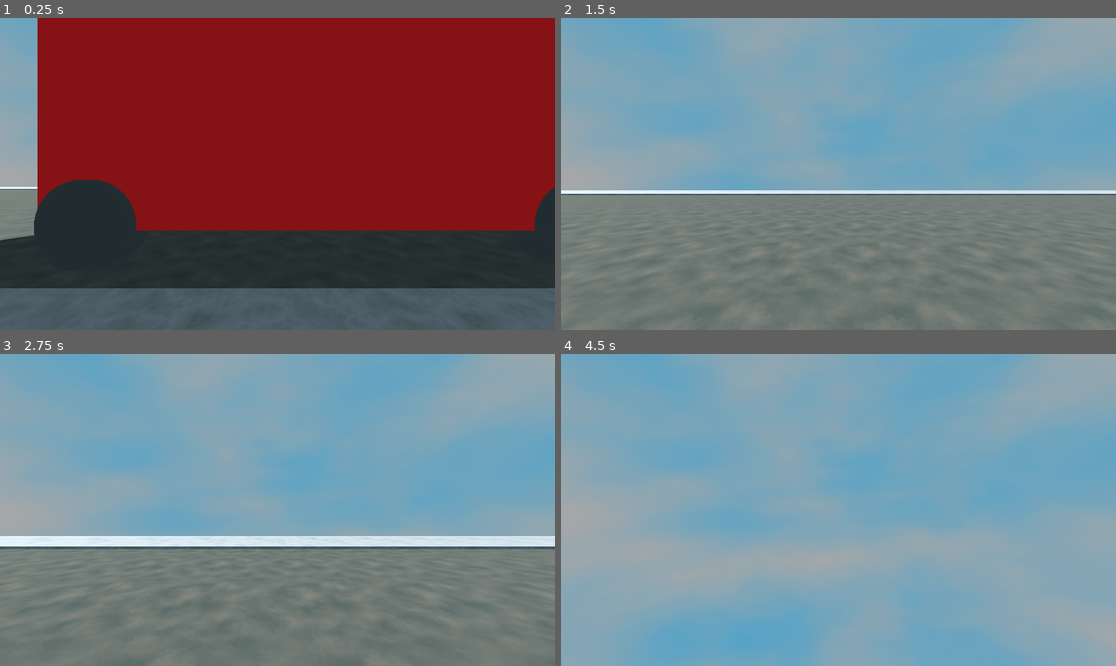
Above: before the commit, frames 1-4 (two rows, left to right).
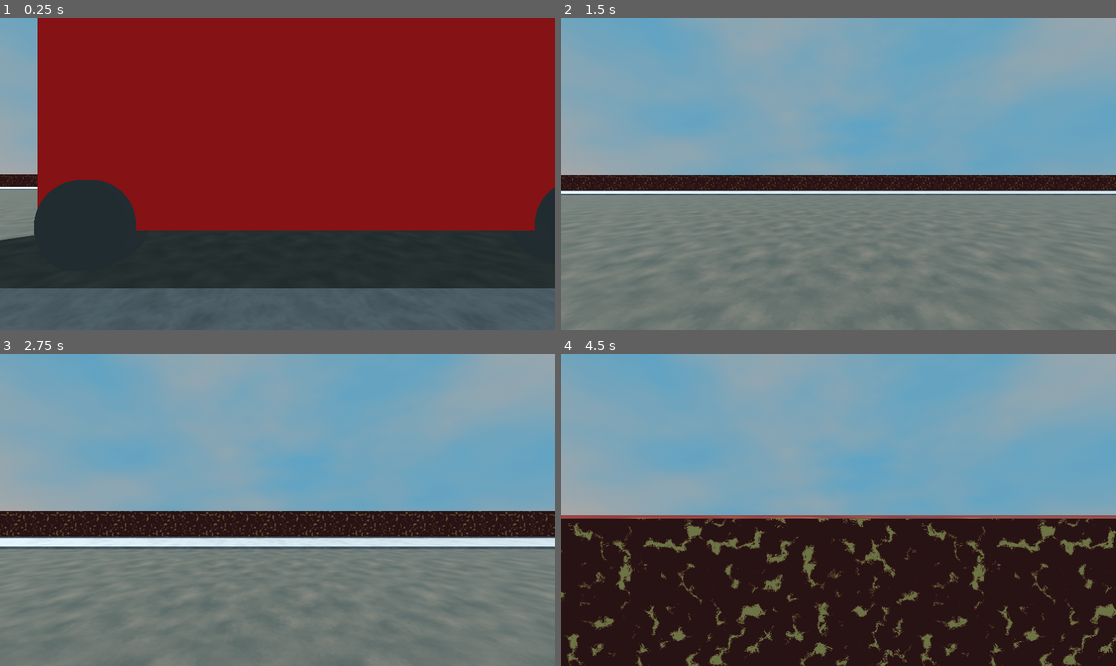
Above: after the commit, the same moments.

Repository: cyps8/PretentiousJam
Game: Godot game, scene res://Nodes/Scenes/Game.tscn
Two runs of this game, one before a commit and one after it. Both use one fixed random seed, a clock stepped at 60 frames per second and the inputs below.
Inputs:
- Up to frame 1 (0.25 s): no input
- Up to frame 2 (1.5 s): hold W (Forward) from 0.53 s (still down)
- Up to frame 3 (2.75 s): keep holding W (Forward)
- Up to frame 4 (4.5 s): keep holding W (Forward)

The runs differ from the first frame. In frame 1, 0.3% of the frame differs, in the area x 0-7%, y 50-55%; in frame 2, 5.1%; in frame 3, 8.7%; in frame 4, 48%, in the area x 0-100%, y 51-100%.

Commit message:
[+Added] Inside world

Diff:
--- a/Nodes/Scenes/world.tscn
+++ b/Nodes/Scenes/world.tscn
@@ -1,40 +1,91 @@
-[gd_scene load_steps=35 format=3 uid="uid://dkc86op6fhw0e"]
+[gd_scene load_steps=67 format=3 uid="uid://dkc86op6fhw0e"]
 
 [ext_resource type="Texture2D" uid="uid://gdbgfole7tkn" path="res://Resources/Textures/Road.tres" id="1_6btb5"]
 [ext_resource type="Script" path="res://Scripts/Game/Player.gd" id="1_6m5fc"]
+[ext_resource type="Environment" uid="uid://cpdin6i2mo8ke" path="res://Resources/OutsideEnv.tres" id="1_qw3ks"]
+[ext_resource type="Script" path="res://Scripts/Game/FollowPlayer.gd" id="2_oa5m5"]
 [ext_resource type="Script" path="res://Scripts/Game/Cam.gd" id="2_wqr8n"]
+[ext_resource type="Environment" uid="uid://djitc67rv1xs5" path="res://Resources/InsideEnv.tres" id="3_gmcxd"]
 [ext_resource type="Script" path="res://Scripts/Game/Bus.gd" id="4_g7rjv"]
 
-[sub_resource type="Gradient" id="Gradient_jnu1m"]
-offsets = PackedFloat32Array(0.714286, 1)
-colors = PackedColorArray(0.289655, 0.0885098, 0, 1, 1, 0.694118, 0.592157, 1)
-
-[sub_resource type="FastNoiseLite" id="FastNoiseLite_emgji"]
-noise_type = 2
-fractal_type = 3
-
-[sub_resource type="NoiseTexture2D" id="NoiseTexture2D_81sih"]
-seamless = true
-color_ramp = SubResource("Gradient_jnu1m")
-noise = SubResource("FastNoiseLite_emgji")
-
-[sub_resource type="StandardMaterial3D" id="StandardMaterial3D_6i4my"]
-albedo_texture = SubResource("NoiseTexture2D_81sih")
-uv1_scale = Vector3(0.2, 0.3, 0.2)
-uv1_triplanar = true
-
-[sub_resource type="BoxMesh" id="BoxMesh_2tagg"]
-material = SubResource("StandardMaterial3D_6i4my")
-size = Vector3(200, 200, 100)
-
-[sub_resource type="StandardMaterial3D" id="StandardMaterial3D_8qqvd"]
-
-[sub_resource type="TextMesh" id="TextMesh_x6rjq"]
-material = SubResource("StandardMaterial3D_8qqvd")
-text = "ART"
-font_size = 100
+[sub_resource type="CapsuleShape3D" id="CapsuleShape3D_aeaf2"]
+
+[sub_resource type="CapsuleMesh" id="CapsuleMesh_s152b"]
+
+[sub_resource type="Gradient" id="Gradient_506hx"]
+colors = PackedColorArray(0.272973, 0.209715, 0.0663583, 1, 0.428615, 0.297582, 0.18099, 1)
+
+[sub_resource type="FastNoiseLite" id="FastNoiseLite_ornp4"]
+noise_type = 5
+frequency = 0.0772
+domain_warp_enabled = true
+
+[sub_resource type="NoiseTexture2D" id="NoiseTexture2D_2uktx"]
+in_3d_space = true
+seamless = true
+color_ramp = SubResource("Gradient_506hx")
+noise = SubResource("FastNoiseLite_ornp4")
+
+[sub_resource type="Gradient" id="Gradient_0v4ca"]
+colors = PackedColorArray(0.201246, 0.227222, 0.211956, 1, 0.352986, 0.324805, 0.288796, 1)
+
+[sub_resource type="FastNoiseLite" id="FastNoiseLite_75jy0"]
+noise_type = 3
+domain_warp_enabled = true
+
+[sub_resource type="NoiseTexture2D" id="NoiseTexture2D_5hd23"]
+in_3d_space = true
+seamless = true
+as_normal_map = true
+color_ramp = SubResource("Gradient_0v4ca")
+noise = SubResource("FastNoiseLite_75jy0")
+
+[sub_resource type="StandardMaterial3D" id="StandardMaterial3D_1eyu5"]
+albedo_texture = SubResource("NoiseTexture2D_2uktx")
+normal_enabled = true
+normal_texture = SubResource("NoiseTexture2D_5hd23")
+uv1_scale = Vector3(0.5, 0.5, 0.5)
+uv1_triplanar = true
+
+[sub_resource type="PlaneMesh" id="PlaneMesh_go6km"]
+material = SubResource("StandardMaterial3D_1eyu5")
+size = Vector2(50, 32)
+
+[sub_resource type="StandardMaterial3D" id="StandardMaterial3D_s46au"]
+shading_mode = 0
+specular_mode = 2
+albedo_color = Color(0.439216, 0.639216, 0.694118, 1)
+albedo_texture_force_srgb = true
+
+[sub_resource type="QuadMesh" id="QuadMesh_62a0y"]
+lightmap_size_hint = Vector2i(7, 7)
+material = SubResource("StandardMaterial3D_s46au")
+
+[sub_resource type="StandardMaterial3D" id="StandardMaterial3D_aeid1"]
+albedo_color = Color(1, 0, 0, 1)
+
+[sub_resource type="BoxMesh" id="BoxMesh_2nfcm"]
+material = SubResource("StandardMaterial3D_aeid1")
+size = Vector3(10, 5.5, 4)
+
+[sub_resource type="StandardMaterial3D" id="StandardMaterial3D_1xkob"]
+albedo_color = Color(0.25098, 0.25098, 0.25098, 1)
+
+[sub_resource type="CylinderMesh" id="CylinderMesh_clg5b"]
+material = SubResource("StandardMaterial3D_1xkob")
+top_radius = 0.7
+bottom_radius = 0.7
+height = 0.5
+
+[sub_resource type="PhysicsMaterial" id="PhysicsMaterial_xuu7m"]
 
 [sub_resource type="WorldBoundaryShape3D" id="WorldBoundaryShape3D_qa2oh"]
+
+[sub_resource type="BoxShape3D" id="BoxShape3D_x7x6i"]
+size = Vector3(10, 10, 6)
+
+[sub_resource type="BoxShape3D" id="BoxShape3D_5jaru"]
+size = Vector3(10, 10, 21.1398)
 
 [sub_resource type="Gradient" id="Gradient_hm3so"]
 colors = PackedColorArray(0.201246, 0.227222, 0.211956, 1, 0.352986, 0.324805, 0.288796, 1)
@@ -59,7 +110,46 @@
 
 [sub_resource type="PlaneMesh" id="PlaneMesh_i5miq"]
 material = SubResource("StandardMaterial3D_vsc7x")
-size = Vector2(2000, 16)
+size = Vector2(20000, 16)
+
+[sub_resource type="Gradient" id="Gradient_bgvkj"]
+colors = PackedColorArray(0.272973, 0.209715, 0.0663583, 1, 0.517318, 0.233507, 0.139537, 1)
+
+[sub_resource type="FastNoiseLite" id="FastNoiseLite_psxj0"]
+noise_type = 5
+frequency = 0.1502
+domain_warp_enabled = true
+
+[sub_resource type="NoiseTexture2D" id="NoiseTexture2D_2qigc"]
+in_3d_space = true
+seamless = true
+color_ramp = SubResource("Gradient_bgvkj")
+noise = SubResource("FastNoiseLite_psxj0")
+
+[sub_resource type="Gradient" id="Gradient_2mnhh"]
+colors = PackedColorArray(0.201246, 0.227222, 0.211956, 1, 0.352986, 0.324805, 0.288796, 1)
+
+[sub_resource type="FastNoiseLite" id="FastNoiseLite_pe4tb"]
+noise_type = 3
+domain_warp_enabled = true
+
+[sub_resource type="NoiseTexture2D" id="NoiseTexture2D_joy2s"]
+in_3d_space = true
+seamless = true
+as_normal_map = true
+color_ramp = SubResource("Gradient_2mnhh")
+noise = SubResource("FastNoiseLite_pe4tb")
+
+[sub_resource type="StandardMaterial3D" id="StandardMaterial3D_j5gyx"]
+albedo_texture = SubResource("NoiseTexture2D_2qigc")
+normal_enabled = true
+normal_texture = SubResource("NoiseTexture2D_joy2s")
+uv1_scale = Vector3(0.5, 0.5, 0.5)
+uv1_triplanar = true
+
+[sub_resource type="PlaneMesh" id="PlaneMesh_5cofg"]
+material = SubResource("StandardMaterial3D_j5gyx")
+size = Vector2(4, 32)
 
 [sub_resource type="Gradient" id="Gradient_c7rwj"]
 colors = PackedColorArray(0.423651, 0.423651, 0.423651, 1, 0.589096, 0.589096, 0.589096, 1)
@@ -83,82 +173,105 @@
 
 [sub_resource type="BoxMesh" id="BoxMesh_r1rfd"]
 material = SubResource("StandardMaterial3D_tghcf")
-size = Vector3(2000, 0.2, 3)
-
-[sub_resource type="Gradient" id="Gradient_7ro6k"]
-offsets = PackedFloat32Array(0, 0.79661)
-colors = PackedColorArray(0.300031, 0.636825, 0.797201, 1, 0.65834, 0.65834, 0.65834, 1)
-
-[sub_resource type="FastNoiseLite" id="FastNoiseLite_xa3sd"]
-
-[sub_resource type="NoiseTexture2D" id="NoiseTexture2D_k0ftn"]
-in_3d_space = true
-seamless = true
-color_ramp = SubResource("Gradient_7ro6k")
-noise = SubResource("FastNoiseLite_xa3sd")
-
-[sub_resource type="PhysicalSkyMaterial" id="PhysicalSkyMaterial_bu2el"]
-rayleigh_coefficient = 0.0
-night_sky = SubResource("NoiseTexture2D_k0ftn")
-
-[sub_resource type="Sky" id="Sky_13pjp"]
-sky_material = SubResource("PhysicalSkyMaterial_bu2el")
-
-[sub_resource type="Environment" id="Environment_sw43l"]
-background_mode = 2
-sky = SubResource("Sky_13pjp")
-
-[sub_resource type="CylinderShape3D" id="CylinderShape3D_e1vh7"]
-
-[sub_resource type="CapsuleMesh" id="CapsuleMesh_s152b"]
-
-[sub_resource type="StandardMaterial3D" id="StandardMaterial3D_aeid1"]
-albedo_color = Color(1, 0, 0, 1)
-
-[sub_resource type="BoxMesh" id="BoxMesh_2nfcm"]
-material = SubResource("StandardMaterial3D_aeid1")
-size = Vector3(10, 5.5, 4)
-
-[sub_resource type="StandardMaterial3D" id="StandardMaterial3D_1xkob"]
-albedo_color = Color(0.25098, 0.25098, 0.25098, 1)
-
-[sub_resource type="CylinderMesh" id="CylinderMesh_clg5b"]
-material = SubResource("StandardMaterial3D_1xkob")
-top_radius = 0.7
-bottom_radius = 0.7
-height = 0.5
+size = Vector3(20000, 0.2, 3)
+
+[sub_resource type="Gradient" id="Gradient_npbkp"]
+offsets = PackedFloat32Array(0.365079, 0.452381)
+colors = PackedColorArray(0.299778, 0.00311, 1.20327e-08, 1, 0.825089, 0.698219, 0.369294, 1)
+
+[sub_resource type="FastNoiseLite" id="FastNoiseLite_fxhpl"]
+noise_type = 2
+frequency = 0.0528
+fractal_type = 0
+fractal_octaves = 2
+fractal_lacunarity = 4.0
+cellular_distance_function = 1
+domain_warp_enabled = true
+
+[sub_resource type="NoiseTexture2D" id="NoiseTexture2D_6yr7o"]
+seamless = true
+color_ramp = SubResource("Gradient_npbkp")
+noise = SubResource("FastNoiseLite_fxhpl")
+
+[sub_resource type="StandardMaterial3D" id="StandardMaterial3D_qybag"]
+albedo_texture = SubResource("NoiseTexture2D_6yr7o")
+uv1_scale = Vector3(0.4, 0.4, 0.4)
+uv1_triplanar = true
+
+[sub_resource type="BoxMesh" id="BoxMesh_jkcf2"]
+material = SubResource("StandardMaterial3D_qybag")
+size = Vector3(9996, 20, 1)
+
+[sub_resource type="Gradient" id="Gradient_pyf5e"]
+offsets = PackedFloat32Array(0.365079, 0.452381)
+colors = PackedColorArray(0.299778, 0.00311, 1.20327e-08, 1, 0.825089, 0.698219, 0.369294, 1)
+
+[sub_resource type="FastNoiseLite" id="FastNoiseLite_ip50d"]
+noise_type = 2
+frequency = 0.0528
+fractal_type = 0
+fractal_octaves = 2
+fractal_lacunarity = 4.0
+cellular_distance_function = 1
+domain_warp_enabled = true
+
+[sub_resource type="NoiseTexture2D" id="NoiseTexture2D_sg5eh"]
+seamless = true
+color_ramp = SubResource("Gradient_pyf5e")
+noise = SubResource("FastNoiseLite_ip50d")
+
+[sub_resource type="StandardMaterial3D" id="StandardMaterial3D_3mta2"]
+albedo_texture = SubResource("NoiseTexture2D_sg5eh")
+uv1_scale = Vector3(0.4, 0.4, 0.4)
+uv1_triplanar = true
+
+[sub_resource type="BoxMesh" id="BoxMesh_chddh"]
+material = SubResource("StandardMaterial3D_3mta2")
+size = Vector3(20000, 20, 1)
+
+[sub_resource type="Gradient" id="Gradient_jnu1m"]
+offsets = PackedFloat32Array(0.714286, 1)
+colors = PackedColorArray(0.289655, 0.0885098, 0, 1, 1, 0.694118, 0.592157, 1)
+
+[sub_resource type="FastNoiseLite" id="FastNoiseLite_emgji"]
+noise_type = 2
+fractal_type = 3
+
+[sub_resource type="NoiseTexture2D" id="NoiseTexture2D_81sih"]
+seamless = true
+color_ramp = SubResource("Gradient_jnu1m")
+noise = SubResource("FastNoiseLite_emgji")
+
+[sub_resource type="StandardMaterial3D" id="StandardMaterial3D_6i4my"]
+albedo_texture = SubResource("NoiseTexture2D_81sih")
+uv1_scale = Vector3(0.2, 0.3, 0.2)
+uv1_triplanar = true
+
+[sub_resource type="BoxMesh" id="BoxMesh_2tagg"]
+material = SubResource("StandardMaterial3D_6i4my")
+size = Vector3(200, 200, 100)
+
+[sub_resource type="StandardMaterial3D" id="StandardMaterial3D_8qqvd"]
+
+[sub_resource type="TextMesh" id="TextMesh_x6rjq"]
+material = SubResource("StandardMaterial3D_8qqvd")
+text = "ART"
+font_size = 100
+
+[sub_resource type="StandardMaterial3D" id="StandardMaterial3D_uvl1e"]
+shading_mode = 0
+albedo_color = Color(0, 0, 0, 1)
+
+[sub_resource type="QuadMesh" id="QuadMesh_u7mfq"]
+lightmap_size_hint = Vector2i(7, 7)
+material = SubResource("StandardMaterial3D_uvl1e")
+
+[sub_resource type="BoxShape3D" id="BoxShape3D_rxuv3"]
+
+[sub_resource type="BoxMesh" id="BoxMesh_4ys66"]
 
 [node name="World" type="Node3D"]
 process_mode = 1
-
-[node name="Building" type="MeshInstance3D" parent="."]
-transform = Transform3D(1, 0, 0, 0, 1, 0, 0, 0, 1, -92.8852, -63.7434, 82.1199)
-mesh = SubResource("BoxMesh_2tagg")
-skeleton = NodePath("../Floor/Road")
-
-[node name="Text" type="MeshInstance3D" parent="Building"]
-transform = Transform3D(-4.37114e-07, 0, 10, 0, 10, 0, -10, 0, -4.37114e-07, 100.082, 93.4185, -35.7528)
-mesh = SubResource("TextMesh_x6rjq")
-
-[node name="Floor" type="StaticBody3D" parent="."]
-
-[node name="WorldBoundary" type="CollisionShape3D" parent="Floor"]
-shape = SubResource("WorldBoundaryShape3D_qa2oh")
-
-[node name="Road" type="MeshInstance3D" parent="Floor"]
-process_mode = 1
-mesh = SubResource("PlaneMesh_i5miq")
-
-[node name="Pavement" type="MeshInstance3D" parent="Floor"]
-transform = Transform3D(1, 0, 0, 0, 1, 0, 0, 0, 1, 0, 0, 9.52687)
-mesh = SubResource("BoxMesh_r1rfd")
-
-[node name="Pavement2" type="MeshInstance3D" parent="Floor"]
-transform = Transform3D(1, 0, 0, 0, 1, 0, 0, 0, 1, 0, 0, -9.49089)
-mesh = SubResource("BoxMesh_r1rfd")
-
-[node name="Env" type="WorldEnvironment" parent="."]
-environment = SubResource("Environment_sw43l")
 
 [node name="Light" type="DirectionalLight3D" parent="."]
 transform = Transform3D(0.777826, 0.529381, 0.338735, 0, -0.538977, 0.842321, 0.628479, -0.655179, -0.41923, 0, 5.57578, 0)
@@ -166,16 +279,22 @@
 sky_mode = 1
 
 [node name="Player" type="CharacterBody3D" parent="."]
-transform = Transform3D(1, 0, 0, 0, 1, 0, 0, 0, 1, 50.3042, 1.47446, 10.3872)
+transform = Transform3D(1, 0, 0, 0, 1, 0, 0, 0, 1, 50.304, 1.474, 10.387)
 script = ExtResource("1_6m5fc")
 
 [node name="Shape" type="CollisionShape3D" parent="Player"]
 transform = Transform3D(1, 0, 0, 0, 1, 0, 0, 0, 1, 0, -0.425406, 0)
-shape = SubResource("CylinderShape3D_e1vh7")
+shape = SubResource("CapsuleShape3D_aeaf2")
 
 [node name="Cam" type="Camera3D" parent="Player"]
+cull_mask = 1047553
 current = true
 script = ExtResource("2_wqr8n")
+insideEnv = ExtResource("3_gmcxd")
+outsideEnv = ExtResource("1_qw3ks")
+
+[node name="Env" type="WorldEnvironment" parent="Player/Cam"]
+environment = ExtResource("3_gmcxd")
 
 [node name="Body" type="MeshInstance3D" parent="Player"]
 transform = Transform3D(0.639957, 0, 0, 0, 0.730373, 0, 0, 0, 0.564768, 0, -0.995665, 0)
@@ -187,27 +306,129 @@
 cast_shadow = 3
 mesh = SubResource("CapsuleMesh_s152b")
 
-[node name="LothianBus" type="MeshInstance3D" parent="."]
+[node name="Inside" type="Node3D" parent="."]
+
+[node name="InsideFloor" type="MeshInstance3D" parent="Inside"]
+process_mode = 1
+transform = Transform3D(1, 0, 0, 0, 1, 0, 0, 0, 1, 0, 0, 48.1167)
+layers = 2
+mesh = SubResource("PlaneMesh_go6km")
+skeleton = NodePath("../../Outside/Floor")
+
+[node name="Doorway2" type="MeshInstance3D" parent="Inside"]
+transform = Transform3D(3.51618, 0, 0, 0, 5.42349, 0, 0, 0, 0.189436, 0.0217148, 2.55233, 32.0878)
+layers = 2
+mesh = SubResource("QuadMesh_62a0y")
+skeleton = NodePath("../../Outside/Floor")
+
+[node name="Outside" type="Node3D" parent="."]
+
+[node name="LothianBus" type="MeshInstance3D" parent="Outside"]
 transform = Transform3D(1, 0, 0, 0, 1, 0, 0, 0, 1, 54.0973, 3.30158, 5.24366)
 mesh = SubResource("BoxMesh_2nfcm")
+skeleton = NodePath("../..")
 script = ExtResource("4_g7rjv")
 
-[node name="Wheel" type="MeshInstance3D" parent="LothianBus"]
+[node name="Wheel" type="MeshInstance3D" parent="Outside/LothianBus"]
 transform = Transform3D(1, 0, 0, 0, -4.37114e-08, -1, 0, 1, -4.37114e-08, -4.17963, -2.66208, 1.90304)
 mesh = SubResource("CylinderMesh_clg5b")
-skeleton = NodePath("../..")
-
-[node name="Wheel2" type="MeshInstance3D" parent="LothianBus"]
+skeleton = NodePath("../../..")
+
+[node name="Wheel2" type="MeshInstance3D" parent="Outside/LothianBus"]
 transform = Transform3D(1, 0, 0, 0, -4.37114e-08, -1, 0, 1, -4.37114e-08, -4.17963, -2.66208, -1.94944)
 mesh = SubResource("CylinderMesh_clg5b")
-skeleton = NodePath("../..")
-
-[node name="Wheel3" type="MeshInstance3D" parent="LothianBus"]
+skeleton = NodePath("../../..")
+
+[node name="Wheel3" type="MeshInstance3D" parent="Outside/LothianBus"]
 transform = Transform3D(1, 0, 0, 0, -4.37114e-08, -1, 0, 1, -4.37114e-08, 3.38417, -2.66208, 1.90304)
 mesh = SubResource("CylinderMesh_clg5b")
-skeleton = NodePath("../..")
-
-[node name="Wheel4" type="MeshInstance3D" parent="LothianBus"]
+skeleton = NodePath("../../..")
+
+[node name="Wheel4" type="MeshInstance3D" parent="Outside/LothianBus"]
 transform = Transform3D(1, 0, 0, 0, -4.37114e-08, -1, 0, 1, -4.37114e-08, 3.38417, -2.66208, -1.94944)
 mesh = SubResource("CylinderMesh_clg5b")
-skeleton = NodePath("../..")
+skeleton = NodePath("../../..")
+
+[node name="Floor" type="StaticBody3D" parent="Outside"]
+physics_material_override = SubResource("PhysicsMaterial_xuu7m")
+
+[node name="WorldBoundary" type="CollisionShape3D" parent="Outside/Floor"]
+shape = SubResource("WorldBoundaryShape3D_qa2oh")
+
+[node name="BackWallCol" type="CollisionShape3D" parent="Outside/Floor"]
+transform = Transform3D(1, 0, 0, 0, 1, 0, 0, 0, 1, 0, 0, -13.809)
+shape = SubResource("BoxShape3D_x7x6i")
+script = ExtResource("2_oa5m5")
+
+[node name="FrontWallCol1" type="CollisionShape3D" parent="Outside/Floor"]
+transform = Transform3D(1, 0, 0, 0, 1, 0, 0, 0, 1, 7, 0, 21.4699)
+shape = SubResource("BoxShape3D_5jaru")
+script = ExtResource("2_oa5m5")
+limit = 7.0
+
+[node name="FrontWallCol2" type="CollisionShape3D" parent="Outside/Floor"]
+transform = Transform3D(1, 0, 0, 0, 1, 0, 0, 0, 1, -7.041, 0, 21.47)
+shape = SubResource("BoxShape3D_5jaru")
+script = ExtResource("2_oa5m5")
+limit = -7.0
+
+[node name="Vis" type="Node3D" parent="Outside/Floor"]
+
+[node name="Road" type="MeshInstance3D" parent="Outside/Floor/Vis"]
+process_mode = 1
+mesh = SubResource("PlaneMesh_i5miq")
+skeleton = NodePath("../..")
+
+[node name="Path" type="MeshInstance3D" parent="Outside/Floor/Vis"]
+process_mode = 1
+transform = Transform3D(1, 0, 0, 0, 1, 0, 0, 0, 1, 0, 0, 27.0101)
+mesh = SubResource("PlaneMesh_5cofg")
+skeleton = NodePath("../..")
+
+[node name="Pavement" type="MeshInstance3D" parent="Outside/Floor/Vis"]
+transform = Transform3D(1, 0, 0, 0, 1, 0, 0, 0, 1, 0, 0, 9.52687)
+mesh = SubResource("BoxMesh_r1rfd")
+skeleton = NodePath("../..")
+
+[node name="Wall" type="MeshInstance3D" parent="Outside/Floor/Vis"]
+transform = Transform3D(1, 0, 0, 0, 1, 0, 0, 0, 1, 5000, -8.636, 11.36)
+mesh = SubResource("BoxMesh_jkcf2")
+skeleton = NodePath("../..")
+
+[node name="Wall3" type="MeshInstance3D" parent="Outside/Floor/Vis"]
+transform = Transform3D(1, 0, 0, 0, 1, 0, 0, 0, 1, -5000, -8.636, 11.36)
+mesh = SubResource("BoxMesh_jkcf2")
+skeleton = NodePath("../..")
+
+[node name="Wall2" type="MeshInstance3D" parent="Outside/Floor/Vis"]
+transform = Transform3D(1, 0, 0, 0, 1, 0, 0, 0, 1, 0, -8.63622, -11.3002)
+mesh = SubResource("BoxMesh_chddh")
+skeleton = NodePath("../..")
+
+[node name="Pavement2" type="MeshInstance3D" parent="Outside/Floor/Vis"]
+transform = Transform3D(1, 0, 0, 0, 1, 0, 0, 0, 1, 0, 0, -9.49089)
+mesh = SubResource("BoxMesh_r1rfd")
+skeleton = NodePath("../..")
+
+[node name="Building" type="MeshInstance3D" parent="Outside"]
+transform = Transform3D(1, 0, 0, 0, 1, 0, 0, 0, 1, -92.8852, -63.7434, 82.1199)
+mesh = SubResource("BoxMesh_2tagg")
+skeleton = NodePath("../Floor/Vis/Road")
+
+[node name="Text" type="MeshInstance3D" parent="Outside/Building"]
+transform = Transform3D(-4.37114e-07, 0, 10, 0, 10, 0, -10, 0, -4.37114e-07, 100.082, 93.4185, -35.7528)
+mesh = SubResource("TextMesh_x6rjq")
+
+[node name="Doorway" type="MeshInstance3D" parent="Outside"]
+transform = Transform3D(-3.51618, 0, -1.6561e-08, 0, 5.42349, 0, 3.07394e-07, 0, -0.189436, 0.015, 2.539, 32.1)
+mesh = SubResource("QuadMesh_u7mfq")
+skeleton = NodePath("../Floor")
+
+[node name="Interactable" type="StaticBody3D" parent="."]
+transform = Transform3D(1, 0, 0, 0, 1, 0, 0, 0, 1, 42.0953, 1.46173, 9.11172)
+
+[node name="Shape" type="CollisionShape3D" parent="Interactable"]
+shape = SubResource("BoxShape3D_rxuv3")
+
+[node name="Mesh" type="MeshInstance3D" parent="Interactable"]
+mesh = SubResource("BoxMesh_4ys66")
--- /dev/null
+++ b/Resources/InsideEnv.tres
@@ -0,0 +1,5 @@
+[gd_resource type="Environment" format=3 uid="uid://djitc67rv1xs5"]
+
+[resource]
+background_mode = 1
+ambient_light_color = Color(0.490196, 0.427451, 0.352941, 1)
--- /dev/null
+++ b/Resources/OutsideEnv.tres
@@ -0,0 +1,24 @@
+[gd_resource type="Environment" load_steps=6 format=3 uid="uid://cpdin6i2mo8ke"]
+
+[sub_resource type="Gradient" id="Gradient_7ro6k"]
+offsets = PackedFloat32Array(0, 0.79661)
+colors = PackedColorArray(0.300031, 0.636825, 0.797201, 1, 0.65834, 0.65834, 0.65834, 1)
+
+[sub_resource type="FastNoiseLite" id="FastNoiseLite_xa3sd"]
+
+[sub_resource type="NoiseTexture2D" id="NoiseTexture2D_k0ftn"]
+in_3d_space = true
+seamless = true
+color_ramp = SubResource("Gradient_7ro6k")
+noise = SubResource("FastNoiseLite_xa3sd")
+
+[sub_resource type="PhysicalSkyMaterial" id="PhysicalSkyMaterial_bu2el"]
+rayleigh_coefficient = 0.0
+night_sky = SubResource("NoiseTexture2D_k0ftn")
+
+[sub_resource type="Sky" id="Sky_13pjp"]
+sky_material = SubResource("PhysicalSkyMaterial_bu2el")
+
+[resource]
+background_mode = 2
+sky = SubResource("Sky_13pjp")
--- a/Scripts/Game/Cam.gd
+++ b/Scripts/Game/Cam.gd
@@ -2,6 +2,9 @@
 
 var screenSize: Vector2
 var sensitivity = 0.3
+
+@export var insideEnv: Environment
+@export var outsideEnv: Environment
 
 func _ready():
 	screenSize = get_viewport().size
@@ -11,3 +14,12 @@
 	rotation.y += deg_to_rad(-mouseDelta.x * sensitivity * _delta)
 	rotation.x += deg_to_rad(-mouseDelta.y * sensitivity * _delta)
 	rotation.x = clamp(rotation.x, deg_to_rad(-90), deg_to_rad(90))
+
+	if global_position.z > 32.1:
+		set_cull_mask_value(1, false)
+		set_cull_mask_value(2, true)
+		$Env.environment = insideEnv
+	else:
+		set_cull_mask_value(1, true)
+		set_cull_mask_value(2, false)
+		$Env.environment = outsideEnv
--- /dev/null
+++ b/Scripts/Game/FollowPlayer.gd
@@ -0,0 +1,12 @@
+extends CollisionShape3D
+
+@export var limit: float = 0.0
+
+func _physics_process(_dt):
+	global_position.x = Player.ins.global_position.x
+	if limit > 0.0:
+		if global_position.x < limit:
+			global_position.x = limit
+	elif limit < 0.0:
+		if global_position.x > limit:
+			global_position.x = limit
--- a/Scripts/Game/Player.gd
+++ b/Scripts/Game/Player.gd
@@ -1,4 +1,10 @@
 extends CharacterBody3D
+
+class_name Player
+static var ins: Player
+
+func _init():
+	ins = self
 
 const SPEED = 5.0
 
@@ -23,4 +29,9 @@
 		velocity.x = move_toward(velocity.x, 0, SPEED)
 		velocity.z = move_toward(velocity.z, 0, SPEED)
 
+	if position.x > 8000:
+		position.x -= 16000
+	elif position.x < -8000:
+		position.x += 16000
+
 	move_and_slide()
--- a/project.godot
+++ b/project.godot
@@ -53,6 +53,11 @@
 , Object(InputEventKey,"resource_local_to_scene":false,"resource_name":"","device":-1,"window_id":0,"alt_pressed":false,"shift_pressed":false,"ctrl_pressed":false,"meta_pressed":false,"pressed":false,"keycode":0,"physical_keycode":80,"key_label":0,"unicode":112,"echo":false,"script":null)
 ]
 }
+Interact={
+"deadzone": 0.5,
+"events": [Object(InputEventKey,"resource_local_to_scene":false,"resource_name":"","device":-1,"window_id":0,"alt_pressed":false,"shift_pressed":false,"ctrl_pressed":false,"meta_pressed":false,"pressed":false,"keycode":0,"physical_keycode":69,"key_label":0,"unicode":101,"echo":false,"script":null)
+]
+}
 
 [rendering]
 
